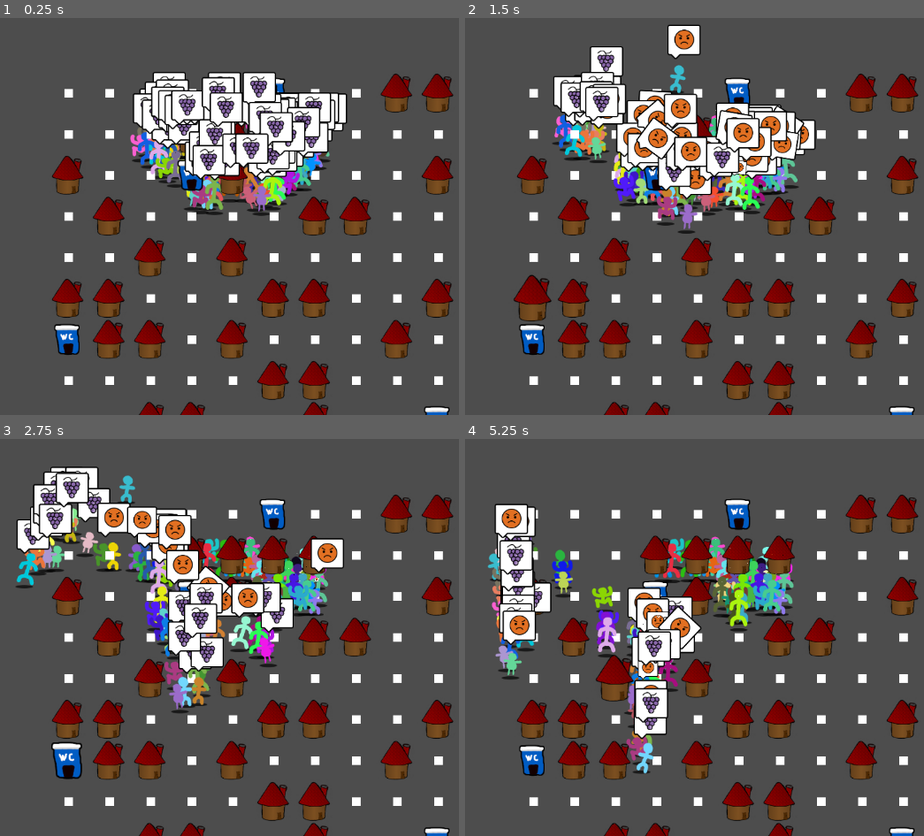
Above: before the commit, frames 1-4 (two rows, left to right).
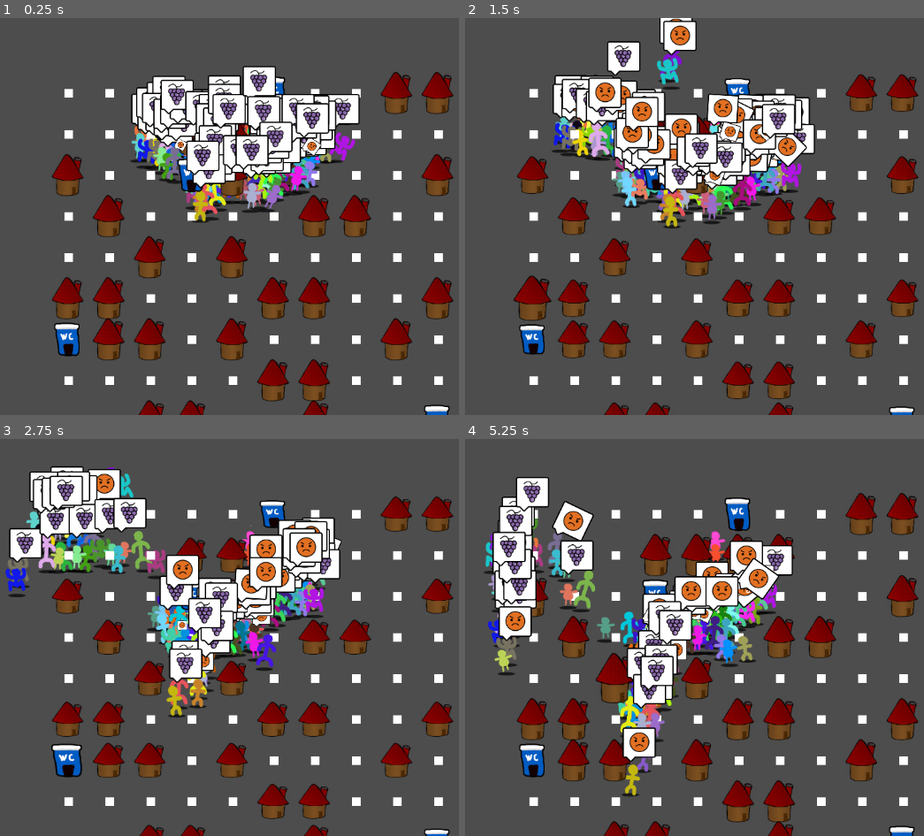
Above: after the commit, the same moments.

Repository: Viggzta/gmtk-jam-2024
Game: Godot game, scene res://scenes/test/felix/testscne.tscn
Same seed, same stepped clock (60 frames per second), same inputs: the game is played once before the commit and once after it. This scene is started directly instead of the project's main scene. Sound files missing from this copy of the repository are replaced by a short silence.
Inputs (mouse positions are in pixels of both pictures, inside the frame that each line leads up to):
- Up to frame 1 (0.25 s): no input
- Up to frame 2 (1.5 s): tap Enter at 0.5 s; move the mouse to (533, 176) at 0.52 s; press the mouse at (533, 176) at 0.53 s; move the mouse to (533, 299) at 1.27 s; release the mouse at (533, 299) at 1.28 s; tap B at 1.35 s; click (533, 299) at 1.42 s
- Up to frame 3 (2.75 s): move the mouse to (68, 760) at 2.02 s; press the mouse at (68, 760) at 2.03 s
- Up to frame 4 (5.25 s): move the mouse to (575, 637) at 2.77 s; release the mouse at (575, 637) at 2.78 s; tap B at 2.85, 4.35 s; click (575, 637) at 2.92 s; move the mouse to (575, 720) at 3.52 s; press the mouse at (575, 720) at 3.53 s; move the mouse to (575, 760) at 4.27 s; release the mouse at (575, 760) at 4.28 s; click (575, 760) at 4.42 s; move the mouse to (616, 681) at 5.02 s; press the mouse at (616, 681) at 5.03 s

The runs differ from the first frame. In frame 1, 12% of the frame differs, in the area x 11-99%, y 12-100%; in frame 2, 14%; in frame 3, 20%, in the area x 1-99%, y 6-100%; in frame 4, 19%.
Error in both runs: Cannot call method 'get_children' on a null value. (res://scenes/npc/dude.gd:148)

Commit message:
Building restrictions

Diff:
--- a/src/scenes/levels/the_level.gd
+++ b/src/scenes/levels/the_level.gd
@@ -26,10 +26,13 @@
 var building_map: Dictionary = {
 	BuildingType.Type.House:preload("res://scenes/buildings/house.tscn"),
 	BuildingType.Type.ShitHouse:preload("res://scenes/buildings/shithouse.tscn"),
-BuildingType.Type.Donken:preload("res://scenes/buildings/donken.tscn") }
+	BuildingType.Type.Donken:preload("res://scenes/buildings/donken.tscn"),
+ }
 var dude_amount : int = 100
 
 func house_clicked(building: Building) -> void:
+	if !building.is_replaceable || Globals.current_state != Globals.GameState.Setup:
+		return
 	var house_resource: Resource = building_map[Globals.current_building_type]
 	var house : Building = house_resource.instantiate()
 	house.initialize(building.position)
@@ -82,8 +85,14 @@
 		dude_root.add_child(dude)
 
 func _on_hud_pressed() -> void:
+	_lock_in_all_buildings()
 	_spawn_wave(dude_amount)
 	_transition_game_state(globals.GameState.Rush)
+
+func _lock_in_all_buildings() -> void:
+	for building: Building in building_spots.values():
+		if building is not House:
+			building.is_replaceable = false
 
 func _transition_game_state(state: globals.GameState) -> void:
 	$"/root/Globals".current_state = state
--- a/src/scenes/levels/the_level.tscn
+++ b/src/scenes/levels/the_level.tscn
@@ -1,15 +1,15 @@
-[gd_scene load_steps=14 format=3 uid="uid://cov32i5bkm4me"]
+[gd_scene load_steps=13 format=3 uid="uid://7q2324t0mnuw"]
 
 [ext_resource type="Script" path="res://scenes/levels/the_level.gd" id="1_vl667"]
-[ext_resource type="PackedScene" path="res://scenes/camera.tscn" id="2_1diri"]
-[ext_resource type="PackedScene" uid="uid://bgwmdxqpopxo" path="res://scenes/buildings/shithouse.tscn" id="3_q6e3f"]
-[ext_resource type="PackedScene" uid="uid://dnpl5rn5olw8w" path="res://scenes/ui/hud.tscn" id="4_2f8vd"]
-[ext_resource type="PackedScene" uid="uid://dnaeccanj53nt" path="res://scenes/ui/satisfaction_ui.tscn" id="4_26rng"]
-[ext_resource type="PackedScene" uid="uid://dc2yesmdvvnvq" path="res://scenes/ui/day_ui.tscn" id="4_7753o"]
+[ext_resource type="PackedScene" uid="uid://d3r14xo6jdyqj" path="res://scenes/camera.tscn" id="2_1diri"]
+[ext_resource type="Script" path="res://scenes/levels/background_control.gd" id="2_s734i"]
+[ext_resource type="PackedScene" path="res://scenes/buildings/shithouse.tscn" id="3_q6e3f"]
+[ext_resource type="PackedScene" uid="uid://clr8o4motkuy8" path="res://scenes/ui/hud.tscn" id="4_2f8vd"]
+[ext_resource type="PackedScene" path="res://scenes/ui/satisfaction_ui.tscn" id="4_26rng"]
 [ext_resource type="PackedScene" uid="uid://ci78tpn52jqrb" path="res://scenes/ui/settings_control.tscn" id="4_v4ej8"]
 [ext_resource type="Material" uid="uid://2nan6h7ds1xj" path="res://scripts/level_base/background_material.tres" id="5_dbp6e"]
 [ext_resource type="AudioStream" uid="uid://deogsrqi7jxd" path="res://audio/music/song1.wav" id="6_mrrr6"]
-[ext_resource type="PackedScene" path="res://scenes/ui/action_bar.tscn" id="7_56pmc"]
+[ext_resource type="PackedScene" uid="uid://dlt5hvje4cgux" path="res://scenes/ui/action_bar.tscn" id="7_56pmc"]
 [ext_resource type="Script" path="res://scenes/levels/music_player.gd" id="7_ouja1"]
 
 [sub_resource type="NavigationPolygon" id="NavigationPolygon_rxodp"]
@@ -27,6 +27,7 @@
 anchors_preset = 0
 offset_right = 40.0
 offset_bottom = 40.0
+script = ExtResource("2_s734i")
 
 [node name="ColorRect" type="ColorRect" parent="BackgroundControl"]
 material = ExtResource("5_dbp6e")
@@ -45,17 +46,6 @@
 metadata/_edit_use_anchors_ = true
 
 [node name="CanvasLayer" type="CanvasLayer" parent="."]
-
-[node name="DayUi" parent="CanvasLayer" instance=ExtResource("4_7753o")]
-anchors_preset = 0
-anchor_right = 0.0
-anchor_bottom = 0.0
-offset_left = 15.0
-offset_top = 40.0
-offset_right = 15.0
-offset_bottom = 40.0
-grow_horizontal = 1
-grow_vertical = 1
 
 [node name="ActionBar" parent="CanvasLayer" instance=ExtResource("7_56pmc")]
 
@@ -106,7 +96,8 @@
 bus = &"Music"
 script = ExtResource("7_ouja1")
 
-[connection signal="new_day" from="." to="CanvasLayer/DayUi" method="_on_the_level_new_day"]
 [connection signal="lose" from="CanvasLayer/SatisfactionUi" to="." method="_on_satisfaction_ui_lose"]
 [connection signal="win" from="CanvasLayer/SatisfactionUi" to="." method="_on_satisfaction_ui_win"]
 [connection signal="pressed" from="CanvasLayer/Control/Hud" to="." method="_on_hud_pressed"]
+[connection signal="zoom_changed" from="Camera" to="BackgroundControl" method="_on_camera_zoom_changed"]
+[connection signal="finished" from="MusicPlayer" to="MusicPlayer" method="_on_finished"]
--- a/src/scripts/building.gd
+++ b/src/scripts/building.gd
@@ -5,7 +5,9 @@
 var capacity: int
 var sprite: Sprite2D
 var body : StaticBody2D
+var is_replaceable: bool = true
 signal pressed(building: Building)
+var animation_step: float = 0.0
 
 func initialize(position: Vector2) -> void:
 	self.position = position
@@ -23,9 +25,21 @@
 		pressed.emit(self)
 
 func _on_hover() -> void:
+	if !is_replaceable || Globals.current_state != Globals.GameState.Setup:
+		return
 	print("hovering on building")
 	sprite.scale = Vector2(1.2, 1.2)
 
 func _on_hover_exit() -> void:
+	if !is_replaceable || Globals.current_state != Globals.GameState.Setup:
+		return
 	print("hovering exoit on building")
 	sprite.scale = Vector2(1, 1)
+
+func _process(delta: float) -> void:
+	if Globals.current_state == Globals.GameState.Setup && is_replaceable:
+		animation_step += delta * 4
+		var temp_scale: float = 1 + (sin(animation_step) * 0.1)
+		scale.y = temp_scale
+		return
+	scale = Vector2.ONE
Not shown: 1 places in src/scenes/npc/splat.tscn that only renumber resources
Not shown: 1 places in src/scenes/ui/action_bar.tscn that only renumber resources
Not shown: 1 places in src/scenes/ui/action_button.tscn that only renumber resources
Not shown: 1 places in src/scenes/ui/hud.tscn that only renumber resources
